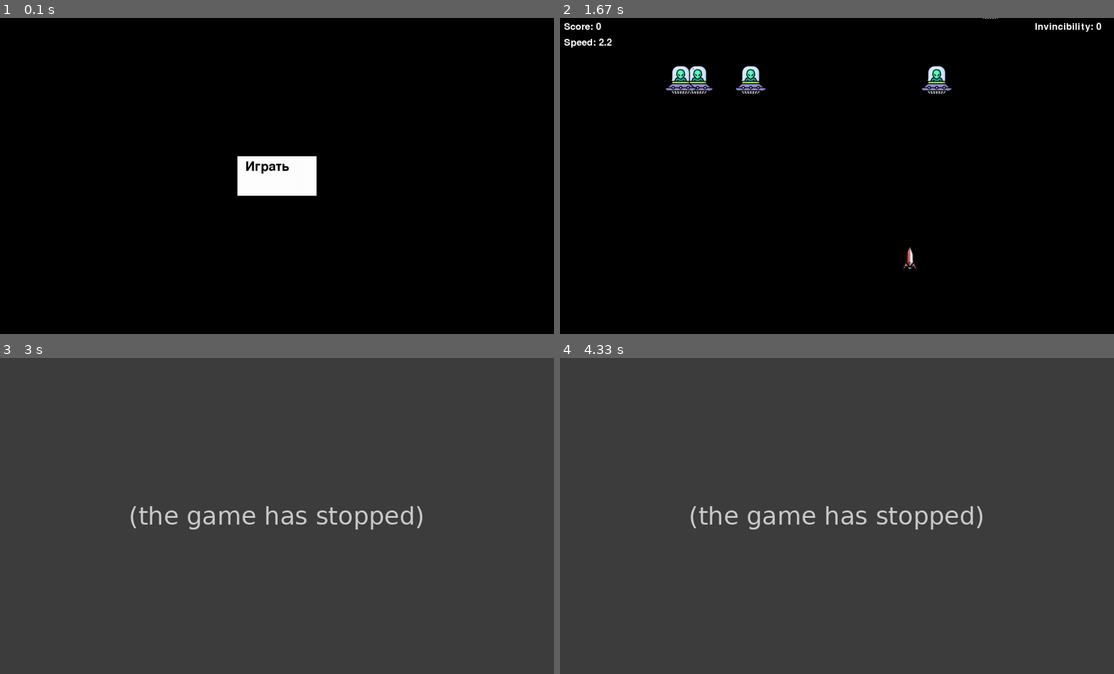
Above: before the commit, frames 1-4 (two rows, left to right).
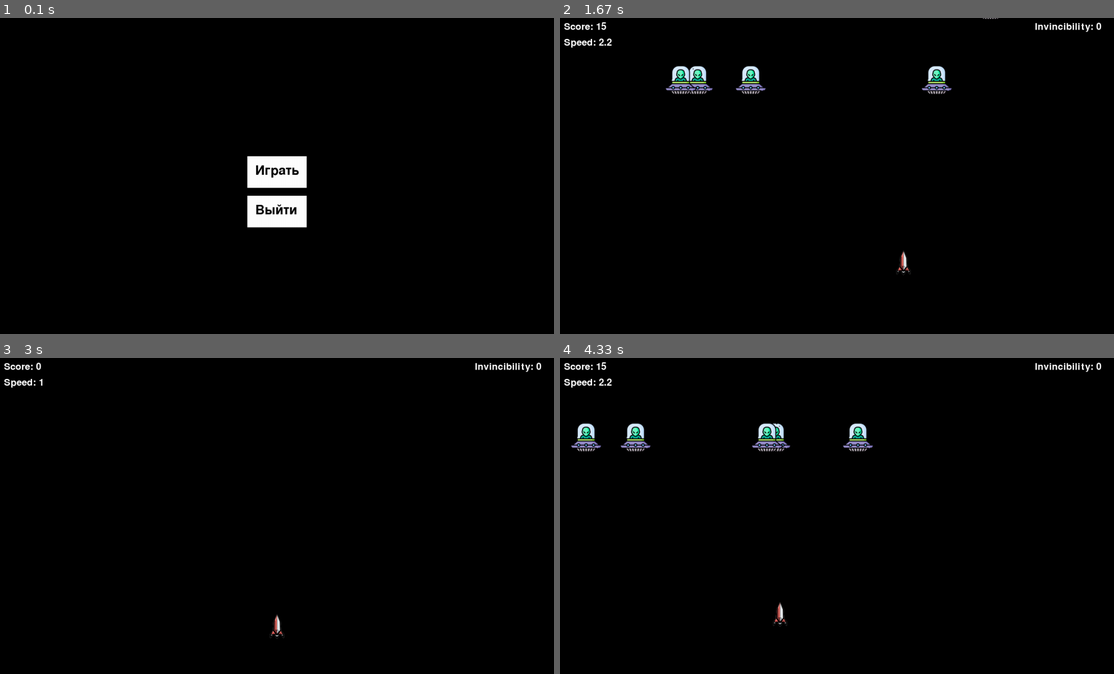
Above: after the commit, the same moments.

Repository: BoBon7/Pygame_code_wars
Game: pygame game, started from main.py
Same seed, same stepped clock (60 frames per second), same inputs: the game is played once before the commit and once after it.
Inputs (mouse positions are in pixels of both pictures, inside the frame that each line leads up to):
- Up to frame 1 (0.1 s): no input
- Up to frame 2 (1.67 s): click "Играть" at 0.38 s; click (814, 188) at 0.72 s; hold D 1-1.47 s; hold W from 1.5 s (still down)
- Up to frame 3 (3 s): release W at 1.8 s; hold D 1.83-2.3 s; hold A 2.33-2.87 s; click "Играть снова" at 2.95 s
- Up to frame 4 (4.33 s): hold S 3.23-3.53 s; hold A 3.57-3.97 s; hold W from 4 s (still down)

The runs differ from the first frame. In frame 1, 2.0% of the frame differs, in the area x 42-58%, y 43-67%; in frame 2, 0.2%; in frame 3, 100%, in the area x 0-100%, y 0-100%; in frame 4, 100%.
Before the commit the program exited at 2.6 s; later frames show no game.

Commit message:
added game-mode "lose" and mechanic for restart game

Diff:
--- a/main.py
+++ b/main.py
@@ -163,7 +163,7 @@
     def draw(self, screen):
         pygame.draw.rect(screen, self.color, self.rect)
         text_surface = self.font.render(self.text, True, BLACK)
-        screen.blit(text_surface, (self.rect.x + 20, self.rect.y + 10))
+        screen.blit(text_surface, (self.rect.x + 20, self.rect.y + 20))
 
     def is_clicked(self, pos):
         return self.rect.collidepoint(pos)
@@ -172,12 +172,14 @@
 # Функция для стартового экрана
 def main_menu():
     global game_mode
-    play_button = Button(WIDTH // 2 - 100, HEIGHT // 2 - 50, 200, 100, "Играть")
+    play_button = Button(WIDTH // 2 - 150 // 2, HEIGHT // 2 - 50, 150, 80, "Играть")
+    exit_button = Button(WIDTH // 2 - 150 // 2, HEIGHT // 2 + 50, 150, 80, "Выйти")
     menu_running = True
 
     while menu_running:
         screen.fill(BLACK)
         play_button.draw(screen)
+        exit_button.draw(screen)
 
         for event in pygame.event.get():
             if event.type == pygame.QUIT:
@@ -187,15 +189,57 @@
                 if play_button.is_clicked(event.pos):
                     game_mode = "game"
                     return
+                if exit_button.is_clicked(event.pos):
+                    pygame.quit()
+                    quit()
 
         pygame.display.flip()
         clock.tick(FPS)
+
+
+def reset():
+    global player, obstacles, bonuses, bullets, bonus_timer
+    player = PlayerCar()
+    obstacles = [Obstacle() for _ in range(5)]
+    bonuses = []
+    bullets = []
+    bonus_timer = 0
+
+
+def lose_menu():
+    global game_mode
+    play_button = Button(WIDTH // 2 - 270 // 2, HEIGHT // 2 - 50, 270, 80, "Играть снова")
+    exit_button = Button(WIDTH // 2 - 150 // 2, HEIGHT // 2 + 50, 150, 80, "Выйти")
+    menu_running = True
+
+    while menu_running:
+        screen.fill(BLACK)
+        play_button.draw(screen)
+        exit_button.draw(screen)
+
+        for event in pygame.event.get():
+            if event.type == pygame.QUIT:
+                pygame.quit()
+                quit()
+            elif event.type == pygame.MOUSEBUTTONDOWN and event.button == 1:
+                if play_button.is_clicked(event.pos):
+                    game_mode = "game"
+                    reset()
+                    return
+                if exit_button.is_clicked(event.pos):
+                    pygame.quit()
+                    quit()
+
+        pygame.display.flip()
+        clock.tick(FPS)
+
 
 def increase_difficulty(timer):
     if timer % 300 == 0:  # Каждые 5 секунд увеличивается сложность
         for obstacle in obstacles:
             obstacle.base_speed += 0.4  # Увеличение скорости препятствий
-        player.speed += 0.3  # Увеличение скорости машины
+        player.speed += 0.15  # Увеличение скорости машины
+        player.score += 5
 
 
 def draw_interface(screen, score, speed, invincible_timer):
@@ -253,6 +297,8 @@
 while running:
     if game_mode == "menu":
         main_menu()
+    elif game_mode == "lose":
+        lose_menu()
     clock.tick(FPS)
     bonus_timer += 1
 
@@ -289,8 +335,7 @@
 
     # Проверка столкновений с препятствиями
     if check_collisions(player, obstacles):
-        print("Игра окончена!")  # Здесь можно добавить логику окончания игры
-        running = False
+        game_mode = "lose"
 
     # Рендеринг объектов
     screen.fill(BLACK)
